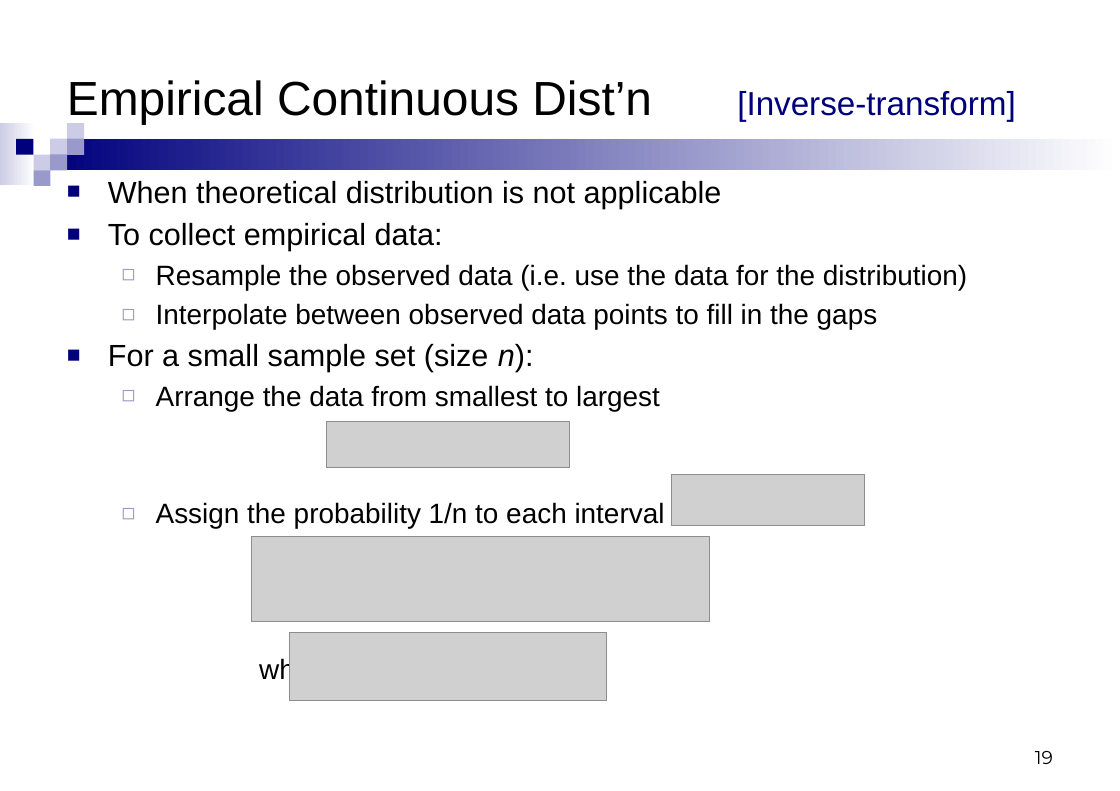
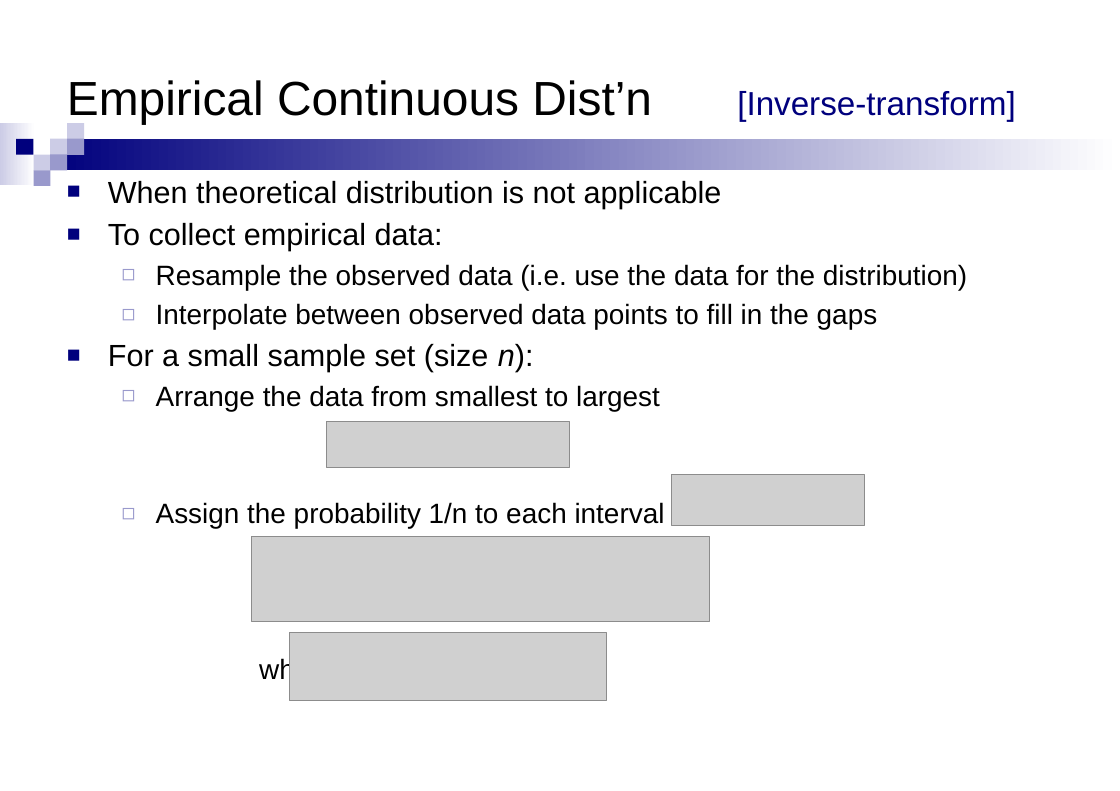
Before and after one commit to Sourabhsk870/6TH-SEM-NOTES, a slide deck: slide 19 of 18CS645/MODULE 3/Random Number-Variate generation-correct.pptx. Drawn at 1120x791 pixels with LibreOffice and Linux fonts; fonts in the diff are those of the drawing; grey boxes stand for pictures. Boxes give left, top, right and bottom in pixels: in the first picture for what was removed or moved away, otherwise in the second. Text is boxed around its words. In the diff, an @@ line names an element or a change of style, - is before the commit and + after.

```diff
--- a/18CS645/MODULE 3/Random Number-Variate generation-correct.pptx
+++ b/18CS645/MODULE 3/Random Number-Variate generation-correct.pptx
@@ page number removed at bbox=[1035, 751, 1053, 764] @@
-19
```
Also in this commit, not shown: 13 other slides changed, 1 slide added, 3 slides removed.
